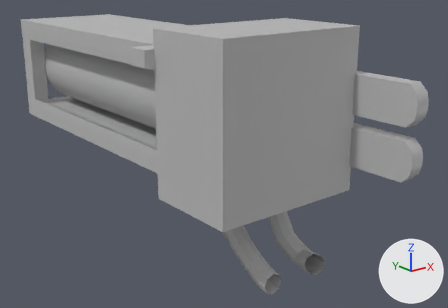
One commit to the FBX model Assets/Art/3D Models/GroundPlugin.fbx: the scene before it, then after it.
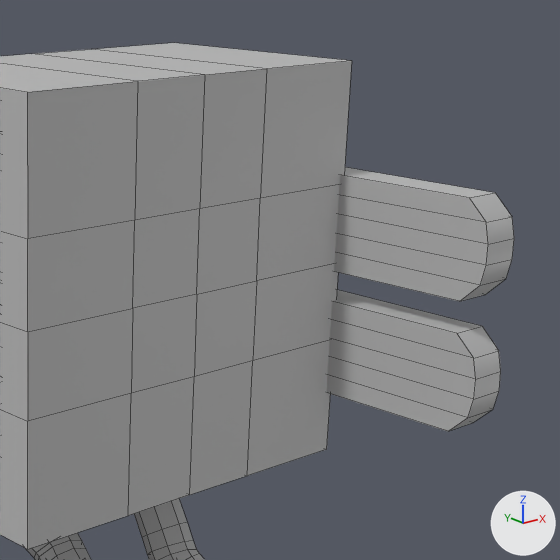
Old and new are each drawn whole from a camera (50 mm lens) standing at (0.1158, -0.1984, 0.0359) and looking at (0.1519, -0.1532, 0.0178) and again close up on the part from 47% to 100% of the width and 0% to 77% of the height. Lighting does not change. The marker at lower right points along +X, +Y and +Z. The close-ups show mesh edges as thin lines. Where no turn or scale is listed for an object, it has been applied to the vertices.

Script lines for the objects in view, before the commit:
```python
me_mesh = bpy.data.meshes.new('Mesh')
me_mesh.from_pydata(...)  # 454 vertices, 440 faces; spans x -0.008..0.008, y -0.0225..0.0225, z -0.0104..0.0104
me_mesh.materials.append(mat_lambert1)  # grey #bcbcbc
ob_group125_pasted__pcube64 = bpy.data.objects.new('group125_pasted__pCube64', me_mesh)
ob_group125_pasted__pcube64.location = (0.1487, -0.14954, 0.02044)
```
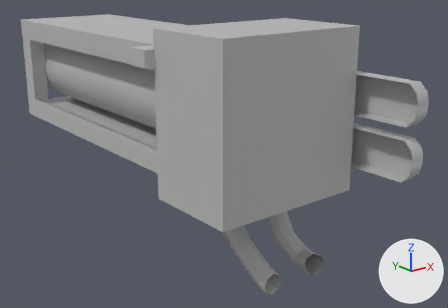
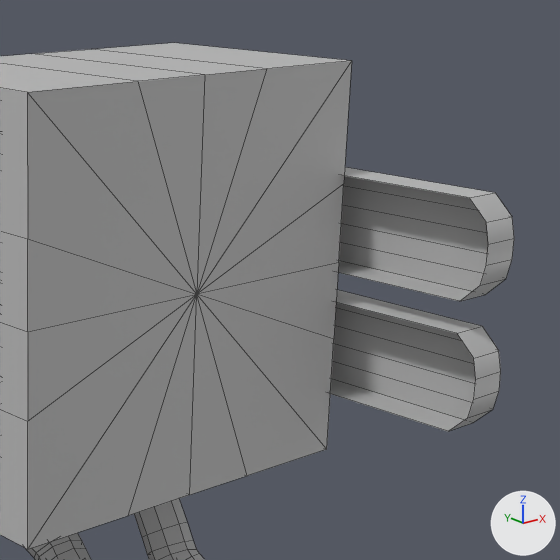
The newer file is also turned or shifted as a whole; pictures and numbers use the older file's frame.

Pixel boxes [x1, y1, x2, y2] of what changed, in the close-ups (560 x 560 px):
part 1 of me_mesh, cut back: before [27, 61, 488, 549]; after [27, 61, 352, 549]

The change, as a diff of the scene's bpy script:
```diff
--- a/Assets/Art/3D Models/GroundPlugin.fbx.py
+++ b/Assets/Art/3D Models/GroundPlugin.fbx.py
@@ me_mesh @@
 # used by ob_group125_pasted__pcube64; location = (0.1487, -0.14954, 0.02044)
-me_mesh.from_pydata(...)  # 454 vertices, 440 faces; spans x -0.008..0.008, y -0.0225..0.0225, z -0.0104..0.0104
+me_mesh.from_pydata(...)  # 446 vertices, 430 faces; spans x -0.008..0.008, y -0.0225..0.0225, z -0.0104..0.0104
+# me_mesh part 1
+# 8 vertices are removed from x -0.0029..0.0027, y -0.0164, z 0.0007..0.0062
+# 26 faces are deleted
+# 16 new faces join them
 me_mesh.materials.append(mat_lambert1)
```
